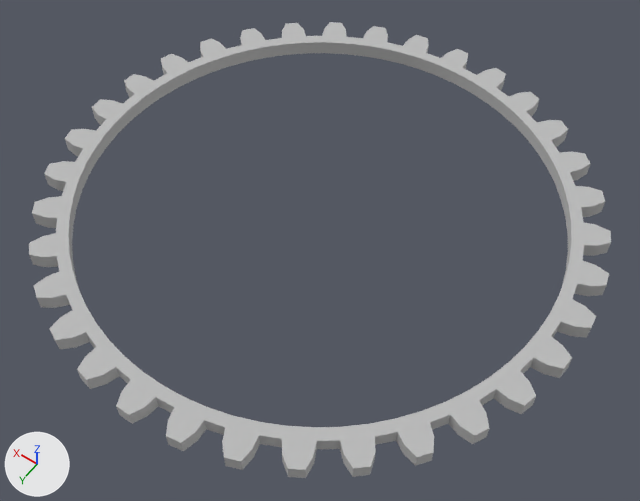
The OBJ model Assetts/models/orig/escape.obj: old version first, new version second.
The view is the same before and after, from a 50 mm camera at (-2.65, 3.7, 5.27) aimed at (-0.32, 0.45, 0.16). Arrows for +X, +Y and +Z are at lower left; the lights stay in place. Where no turn or scale is listed for an object, it has been applied to the vertices.

In view in the first picture: 'escape'.
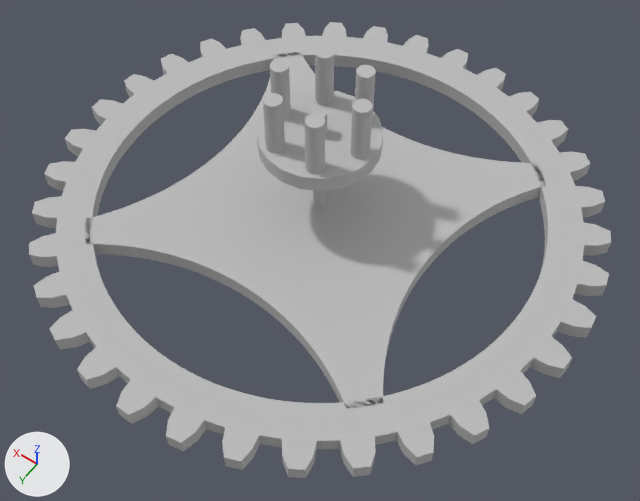
Location of each change, (x1, y1, x2, y2) in pixels of the pictures (640 x 501 px; the box of a moved part takes in the faces that stretch with it):
part 1 of me_escape, added
    after: (313, 108, 327, 207)
part 2 of me_escape, added
    after: (257, 90, 383, 191)
part 3 of me_escape, added
    after: (270, 59, 291, 119)
part 4 of me_escape, added
    after: (315, 46, 334, 106)
part 5 of me_escape, added
    after: (355, 65, 376, 120)
part 6 of me_escape, added
    after: (350, 99, 373, 159)
part 7 of me_escape, added
    after: (305, 114, 325, 174)
part 8 of me_escape, added
    after: (263, 93, 285, 153)
part 9 of me_escape, added
    after: (85, 52, 545, 408)
part 10 of me_escape, moved or reshaped
    both: (56, 36, 584, 441)

Patch to the scene script:
```diff
--- a/Assetts/models/orig/escape.obj.py
+++ b/Assetts/models/orig/escape.obj.py
@@ me_escape @@
 # used by ob_escape; location = (0.0, 0.0, 0.0)
-me_escape.from_pydata(...)  # 2992 vertices, 2992 faces; spans x -2.21..2.21, y -2.22..2.22, z -0.06..0.06
+me_escape.from_pydata(...)  # 3390 vertices, 6744 faces; spans x -2.21..2.21, y -2.22..2.22, z -0.06..1.25
+# me_escape part 1: a new loose piece, a 20-sided cylinder along z spanning x -0.05..0.05, y -0.05..0.05, z 0.0..1.0, in mat_initialshadinggroup (grey #bcbcbc)
+# me_escape part 2: a new loose piece, a 20-sided cylinder along z spanning x -0.45..0.45, y -0.45..0.45, z 0.69..0.81, in mat_initialshadinggroup (grey #bcbcbc)
+# me_escape part 3: a new loose piece, a 20-sided cylinder along z spanning x 0.28..0.41, y -0.07..0.07, z 0.75..1.25, in mat_initialshadinggroup (grey #bcbcbc)
+# me_escape part 4: a new loose piece, a 20-sided cylinder along z spanning x 0.1..0.24, y -0.36..-0.23, z 0.75..1.25, in mat_initialshadinggroup (grey #bcbcbc)
+# me_escape part 5: a new loose piece, a 20-sided cylinder along z spanning x -0.24..-0.1, y -0.36..-0.23, z 0.75..1.25, in mat_initialshadinggroup (grey #bcbcbc)
+# me_escape part 6: a new loose piece, a 20-sided cylinder along z spanning x -0.41..-0.28, y -0.07..0.07, z 0.75..1.25, in mat_initialshadinggroup (grey #bcbcbc)
+# me_escape part 7: a new loose piece, a 20-sided cylinder along z spanning x -0.24..-0.1, y 0.23..0.36, z 0.75..1.25, in mat_initialshadinggroup (grey #bcbcbc)
+# me_escape part 8: a new loose piece, a 20-sided cylinder along z spanning x 0.1..0.24, y 0.23..0.36, z 0.75..1.25, in mat_initialshadinggroup (grey #bcbcbc)
+# me_escape part 9: a new loose piece of 434 vertices spanning x -1.36..1.36, y -1.36..1.36, z -0.06..0.06, in mat_initialshadinggroup (grey #bcbcbc)
+# me_escape part 10: 12 vertices moved from x -1.59..1.59, y -1.92..1.92, z -0.06 to x -1.52..1.52, y -1.75..1.75, z -0.06; 736 vertices removed from x -1.92..1.92, y -1.92..1.92, z -0.06..0.06; 364 vertices added at x -1.75..1.75, y -1.75..1.75, z -0.06..0.06
 me_escape.materials.append(mat_initialshadinggroup)
```
